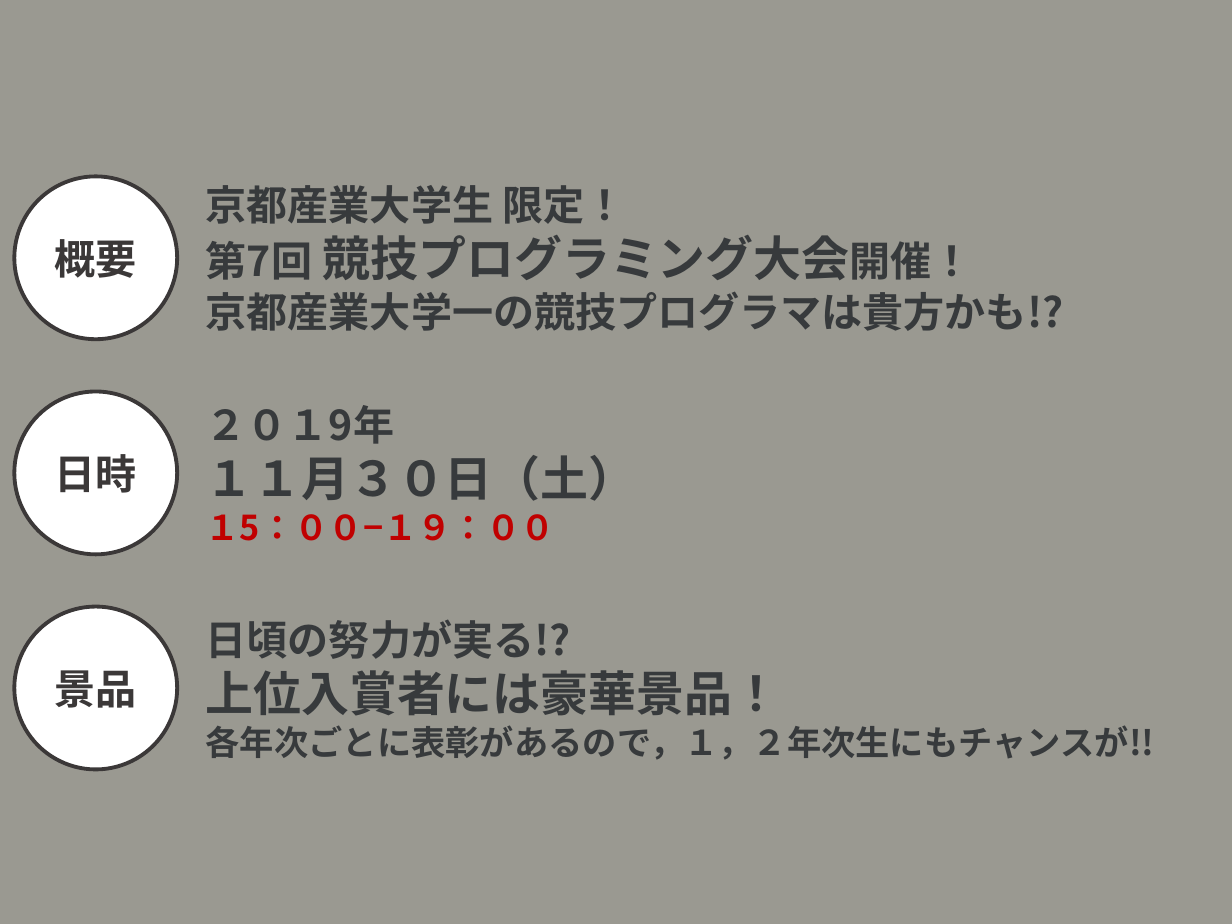
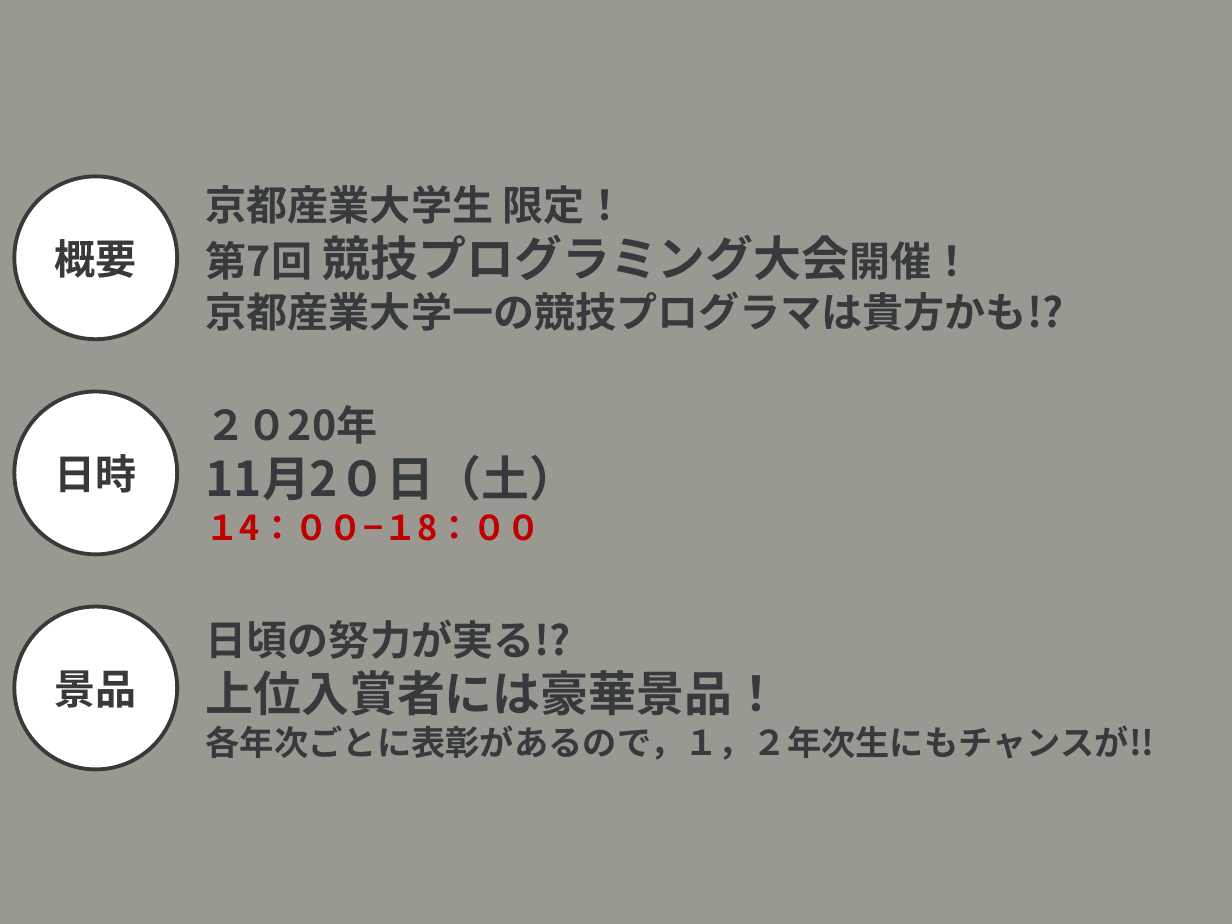
Before and after one commit to tcjudge/teaser-site, a slide deck: slide 1 of 2020/keynote/teracoder2019_teaser_infomation.pptx. Drawn at 1232x924 pixels with LibreOffice and Linux fonts; fonts in the diff are those of the drawing. Boxes give left, top, right and bottom in pixels: in the first picture for what was removed or moved away, otherwise in the second. Text is boxed around its words. In the diff, an @@ line names an element or a change of style, - is before the commit and + after.

```diff
--- a/2020/keynote/teracoder2019_teaser_infomation.pptx
+++ b/2020/keynote/teracoder2019_teaser_infomation.pptx
@@ text at <box>206,405,578,541</box>: text changed @@
-２０１9年
-１１月３０日（土）
-１5：００−１９：００
+２０20年
+11月2０日（土）
+１4：００−１8：００
```
Also in this commit, not shown: 1 other slide changed, 42 other files.
